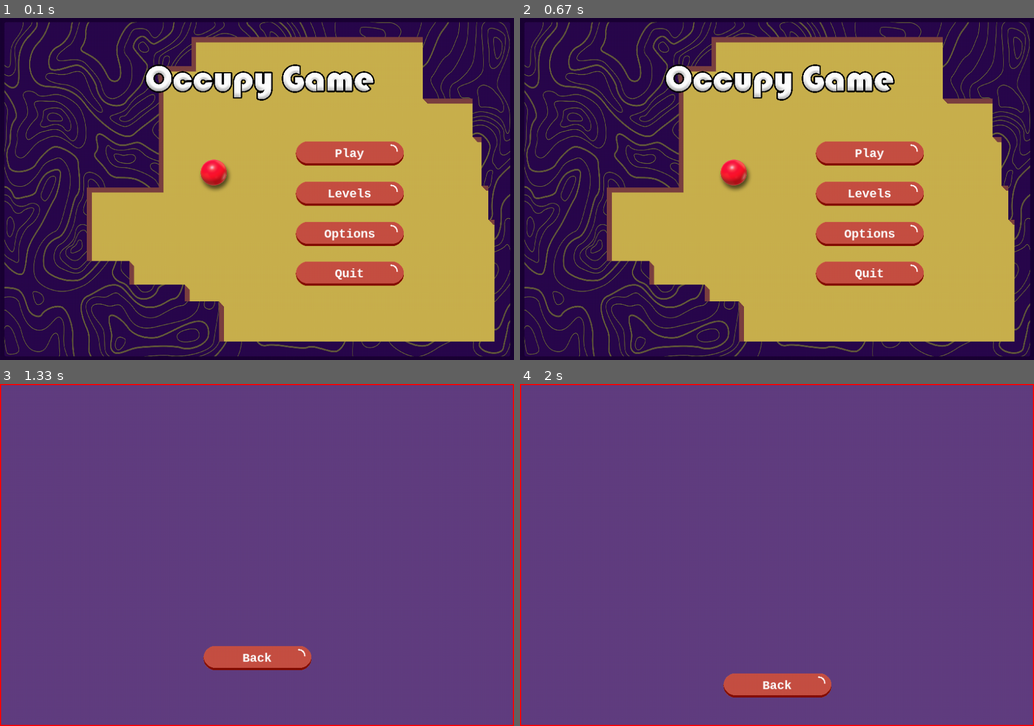
Above: before the commit, frames 1-4 (two rows, left to right).
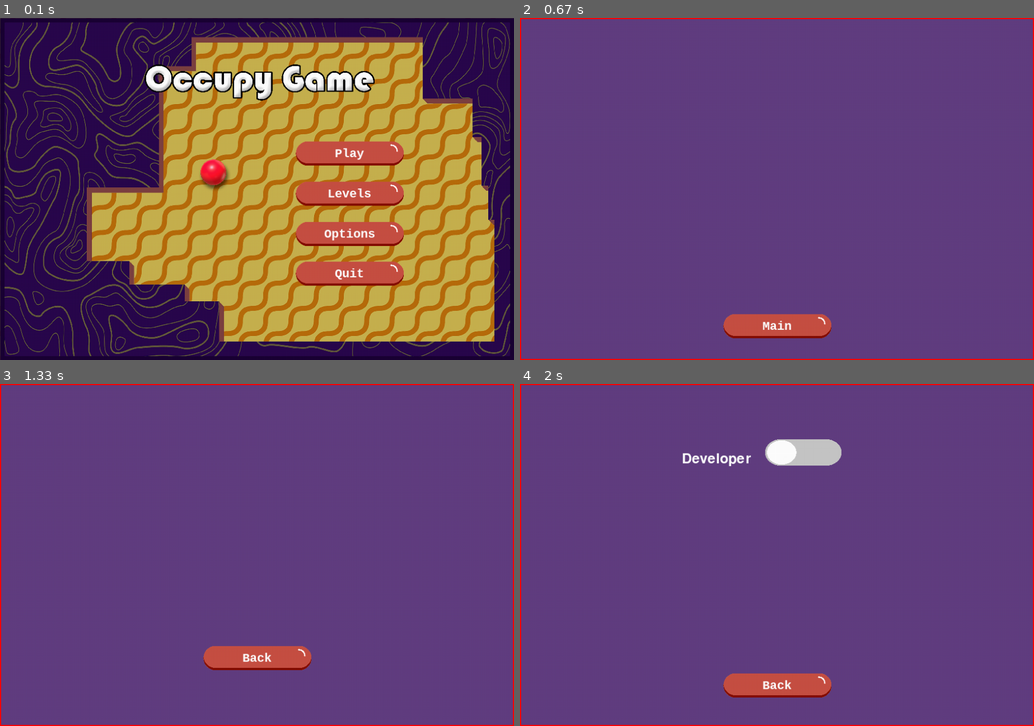
Above: after the commit, the same moments.

Repository: YoniPony1/occupy-game
Game: pygame game, started from Game/main.py
Two runs of this game, one before a commit and one after it. Both use one fixed random seed, a clock stepped at 60 frames per second and the inputs below.
Inputs (mouse positions are in pixels of both pictures, inside the frame that each line leads up to):
- Up to frame 1 (0.1 s): no input
- Up to frame 2 (0.67 s): press the mouse at (869, 154) at 0.37 s; move the mouse to (828, 219) at 0.47 s; release the mouse at (792, 291) at 0.6 s
- Up to frame 3 (1.33 s): press the mouse at (257, 691) at 0.7 s; move the mouse to (169, 582) at 0.8 s; release the mouse at (82, 472) at 0.93 s; press the mouse at (257, 691) at 1.03 s; move the mouse to (282, 623) at 1.13 s; release the mouse at (313, 555) at 1.27 s
- Up to frame 4 (2 s): press the mouse at (777, 657) at 1.37 s; move the mouse to (756, 664) at 1.47 s; release the mouse at (730, 674) at 1.6 s; press the mouse at (869, 599) at 1.7 s; move the mouse to (792, 637) at 1.8 s; release the mouse at (710, 674) at 1.93 s

The runs differ from the first frame. In frame 1, 16% of the frame differs, in the area x 0-100%, y 0-100%; in frame 2, 100%; in frame 3, nothing differs; in frame 4, 1.3%.

Commit message:
assets files

Diff:
--- a/Game/display.py
+++ b/Game/display.py
@@ -1,6 +1,19 @@
 import pygame
 
 pygame.init()
+
+
+# text class
+class Text:
+    def __init__(self, surface, pos, text, color, font_family, font_size, bold=False):
+        font = pygame.font.SysFont(font_family, font_size, bold=bold)
+        self.text = font.render(text, True, color)
+        self.text_rect = self.text.get_rect()
+        self.text_rect.center = pos
+        self.surface = surface
+
+    def draw(self):
+        self.surface.blit(self.text, self.text_rect)
 
 
 # button class
@@ -32,9 +45,35 @@
         self.screen.blit(self.text, self.text_rect)
 
 
+# on-off switch class
+class OnOff:
+    def __init__(self, surface, on_img, off_img, width, height, pos, if_on, events):
+        self.screen = surface
+        self.ON = pygame.transform.scale(on_img, (width, height))
+        self.OFF = pygame.transform.scale(off_img, (width, height))
+        self.rect = self.ON.get_rect()
+        self.rect.center = pos
+        self.if_on = if_on
+        self.events = events
+
+    def draw(self):
+        if self.if_on:
+            self.screen.blit(self.ON, self.rect)
+        else:
+            self.screen.blit(self.OFF, self.rect)
+
+    def if_clicked(self):
+        pos = pygame.mouse.get_pos()
+        for event in self.events:
+            if event.type == pygame.MOUSEBUTTONDOWN:
+
+                if pygame.mouse.get_pressed()[0] and self.rect.collidepoint(pos):
+                    return not self.if_on
+        return self.if_on
+
+
 # display class
 class Display:
-
     def __init__(self):
         # SCREEN INIT
         self.ratio = 3 / 2
--- a/Game/game_states.py
+++ b/Game/game_states.py
@@ -1,5 +1,7 @@
 import pygame
 from display import Button
+from display import OnOff
+
 
 pygame.init()
 
@@ -26,10 +28,11 @@
         # options vars
         # self.test = pygame.image.load("assets/test2.jpg").convert_alpha()
         # self.mask_img = pygame.image.load("assets/test1.png").convert_alpha()
-        self.on_img = pygame.image.load("assets/ON.png").convert_alpha()
+        self.ON_img = pygame.image.load("assets/ON.png").convert_alpha()
         self.OFF_img = pygame.image.load("assets/OFF.png").convert_alpha()
+        self.if_on = False
 
-    def states_manger(self):
+    def states_manger(self, events):
         run = True
         # update frame vars
         self.fx = self.display.frame.x
@@ -44,7 +47,7 @@
         elif self.state == 2:
             self.levels()
         elif self.state == 3:
-            self.options()
+            self.options(events)
 
         return run
 
@@ -86,24 +89,20 @@
         return True
 
     def game(self):
-        # temp
-        w, h = 0.6 * self.fw, 0.3 * self.fh
-        rect = pygame.Rect(0, 0, w, h)
-        Rx, Ry = self.fx + 0.5 * self.fw, self.fy + 0.3 * self.fh
-        rect.center = (Rx, Ry)
-        font_size = round(0.15 * self.fh)
-        font = pygame.font.SysFont("Ariel", font_size)
-        text = font.render("game", True, "#689859")
-        text_rect = text.get_rect()
-        text_rect.center = (Rx, Ry)
+        # board
+        bg = pygame.transform.scale(pygame.image.load("assets/wave.png").convert_alpha(), (self.fw, self.fh))
+        overlay = pygame.transform.scale(pygame.image.load("assets/overlay.jpg").convert_alpha(), (self.fw, self.fh))
+        topleft = (self.fx, self.fy)
+        bg_rect = bg.get_rect(topleft=topleft)
+        overlay_rect = overlay.get_rect(topleft=topleft)
 
         # button
         font_size = int(0.04 * self.fh)
         font = pygame.font.SysFont("Consolas", font_size, bold=True)
-        x, y = self.fx + 0.5 * self.fw, self.fy + 0.8 * self.fh
+        x, y = self.fx + 0.5 * self.fw, self.fy + 0.9 * self.fh
         width = 0.22 * self.fw
         height = 0.072 * self.fh
-        btn = Button(self.display.screen, "Back", "white", font, (x, y), self.button_img, width, height)
+        btn = Button(self.display.screen, "Main", "white", font, (x, y), self.button_img, width, height)
 
         # clicked
         if btn.clicked():
@@ -111,8 +110,6 @@
 
         # draw
         btn.draw()
-        pygame.draw.rect(self.display.screen, "#ffff80", rect, border_radius=10)
-        self.display.screen.blit(text, text_rect)
 
     def levels(self):
         # button
@@ -131,9 +128,18 @@
         if btn.clicked():
             self.state = 0
 
-    def options(self):
+    def options(self, events):
         # developer mode
-        # on/off switch
+        # -text
+        font = pygame.font.SysFont("Ariel", round(0.06 * self.fh))
+        text = font.render("Developer", True, "white")
+        text_rect = text.get_rect()
+        text_rect.top = self.fy + 0.2 * self.fh
+        text_rect.right = self.fx + 0.45 * self.fw
+        # -switch
+        pos = (self.fx + 0.55 * self.fw, self.fy + 0.2 * self.fh)
+        switch = OnOff(self.display.screen, self.ON_img, self.OFF_img, 0.15 * self.fw, 0.08 * self.fh, pos, self.if_on, events)
+        self.if_on = switch.if_clicked()
 
         # button
         font_size = int(0.04 * self.display.frame.height)
@@ -157,5 +163,8 @@
         self.scaled_bg.set_colorkey("black")"""
 
         # draw
+        self.display.screen.blit(text, text_rect)
+        switch.draw()
         btn.draw()
-        #self.display.screen.blit(self.scaled_bg, board_rect.topleft)
+
+        # self.display.screen.blit(self.scaled_bg, board_rect.topleft)
--- a/Game/main.py
+++ b/Game/main.py
@@ -28,7 +28,7 @@
             self.display.draw()
 
             # game states
-            run = self.states.states_manger()
+            run = self.states.states_manger(events)
 
             pygame.display.update()
 
Binary file changed: Game/assets/main_menu.png
Binary file added: Game/assets/overlay.jpg
Binary file removed: Game/assets/test3.png
Binary file added: Game/assets/wave.png
Not shown, added: other files/Photoshop Files/main menu bg.psd
Not shown, added: other files/Photoshop Files/main menu clean.psd
Not shown, changed: other files/Photoshop Files/main menu.psd
Not shown, added: other files/Photoshop Files/wave pattern big.psd
Not shown, added: other files/background 1.png
Not shown, added: other files/main_menu.png
Not shown, added: other files/pattern4.png
Not shown, added: other files/purple pattern.png
(and 3 more such lines)
